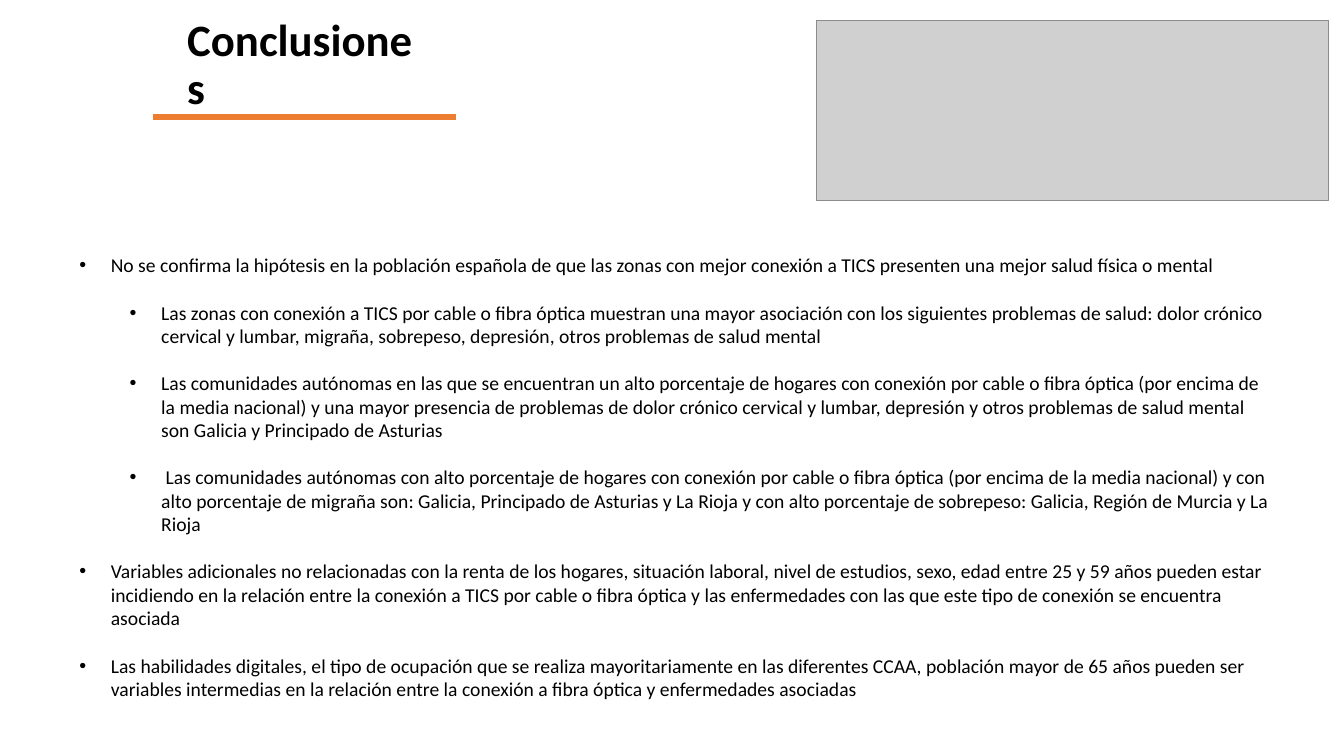
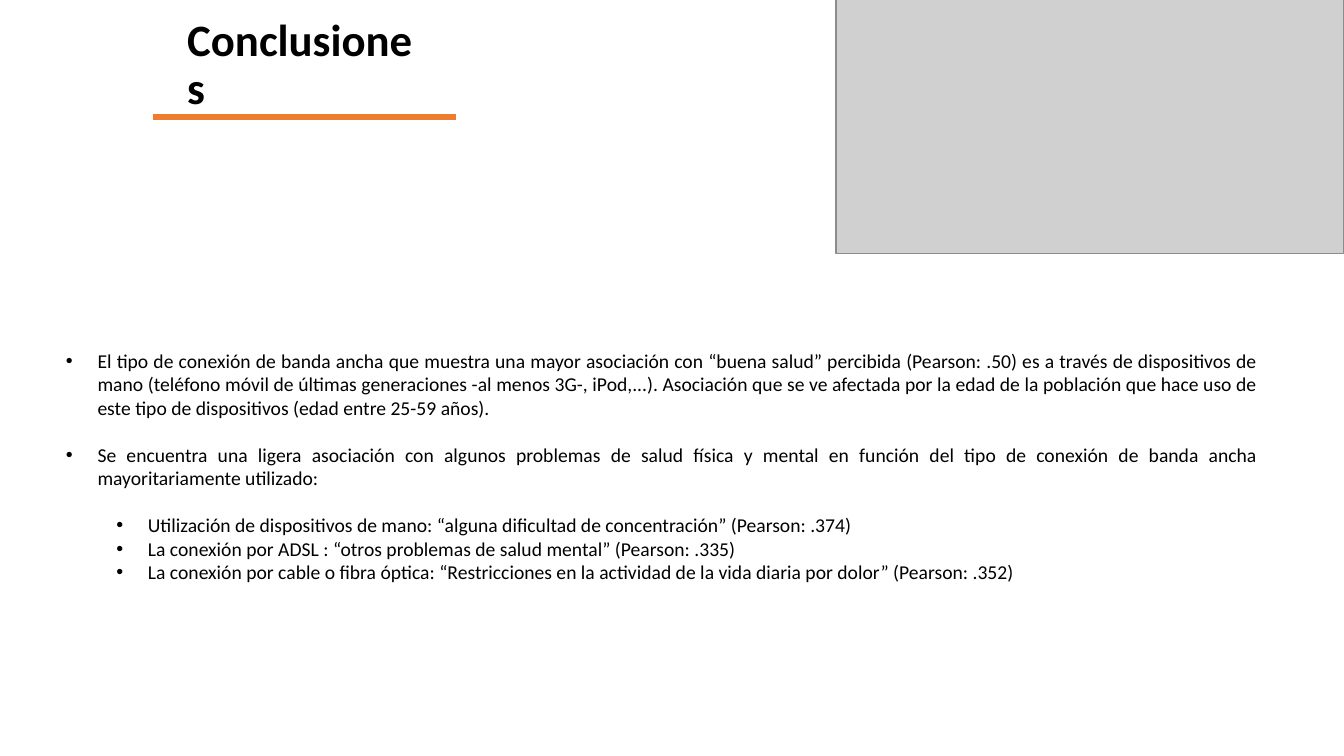
Before and after one commit to GinaGarridoCasas/Gina, a slide deck: slide 19 of TICS_SALUD_EDA/Documentation/Presentacion_EDA.pptx (slide 14 before the commit). Drawn at 1344x756 pixels with LibreOffice and Linux fonts; fonts in the diff are those of the drawing; grey boxes stand for pictures. Boxes give left, top, right and bottom in pixels: in the first picture for what was removed or moved away, otherwise in the second. Text is boxed around its words. In the diff, an @@ line names an element or a change of style, - is before the commit and + after.

```diff
--- a/TICS_SALUD_EDA/Documentation/Presentacion_EDA.pptx
+++ b/TICS_SALUD_EDA/Documentation/Presentacion_EDA.pptx
@@ picture: place and size @@
-picture at box(817, 21, 1329, 201)
+picture at box(836, 0, 1344, 254)
@@ text at box(98, 354, 1257, 582): text changed @@
-  • No se confirma la hipótesis en la población española de que las zonas con mejor conexión a TICS presenten una mejor salud física o mental
-      • Las zonas con conexión a TICS por cable o fibra óptica muestran una mayor asociación con los siguientes problemas de salud: dolor crónico cervical y lumbar, migraña, sobrepeso, depresión, otros problemas de salud mental
-      • Las comunidades autónomas en las que se encuentran un alto porcentaje de hogares con conexión por cable o fibra óptica (por encima de la media nacional) y una mayor presencia de problemas de dolor crónico cervical y lumbar, depresión y otros problemas de salud mental son Galicia y Principado de Asturias
-      • Las comunidades autónomas con alto porcentaje de hogares con conexión por cable o fibra óptica (por encima de la media nacional) y con alto porcentaje de migraña son: Galicia, Principado de Asturias y La Rioja y con alto porcentaje de sobrepeso: Galicia, Región de Murcia y La Rioja
-    • Variables adicionales no relacionadas con la renta de los hogares, situación laboral, nivel de estudios, sexo, edad entre 25 y 59 años pueden estar incidiendo en la relación entre la conexión a TICS por cable o fibra óptica y las enfermedades con las que este tipo de conexión se encuentra asociada
-  • Las habilidades digitales, el tipo de ocupación que se realiza mayoritariamente en las diferentes CCAA, población mayor de 65 años pueden ser variables intermedias en la relación entre la conexión a fibra óptica y enfermedades asociadas
+  • El tipo de conexión de banda ancha que muestra una mayor asociación con “buena salud” percibida (Pearson: .50) es a través de dispositivos de mano (teléfono móvil de últimas generaciones -al menos 3G-, iPod,...). Asociación que se ve afectada por la edad de la población que hace uso de este tipo de dispositivos (edad entre 25-59 años).
+  • Se encuentra una ligera asociación con algunos problemas de salud física y mental en función del tipo de conexión de banda ancha mayoritariamente utilizado:
+    • Utilización de dispositivos de mano: “alguna dificultad de concentración” (Pearson: .374)
+    • La conexión por ADSL : “otros problemas de salud mental” (Pearson: .335)
+    • La conexión por cable o fibra óptica: “Restricciones en la actividad de la vida diaria por dolor” (Pearson: .352)
```
Also in this commit, not shown: 9 other slides changed, 5 slides added, 35 other files.
